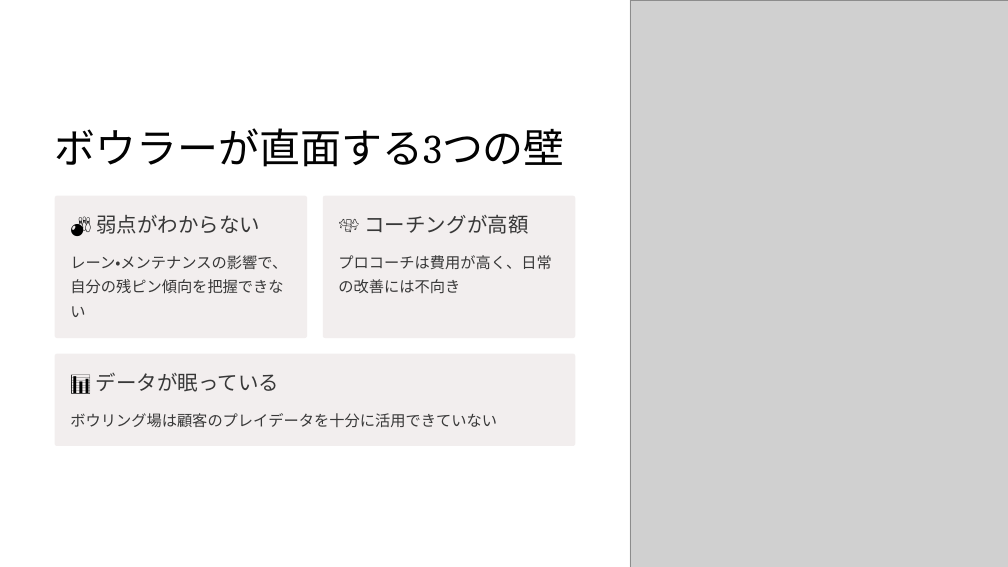
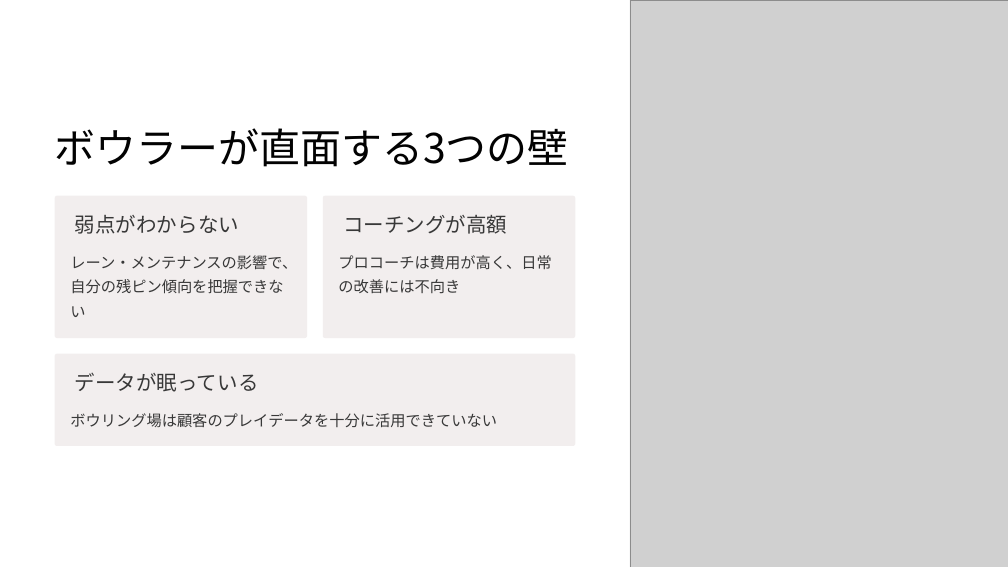
Before and after one commit to LXirgil/IS, a slide deck: slide 2 of AI-Bowling-Master.pptx. Drawn at 1008x567 pixels with LibreOffice and Linux fonts; fonts in the diff are those of the drawing; grey boxes stand for pictures; background and template pictures are left out. Boxes give left, top, right and bottom in pixels: in the first picture for what was removed or moved away, otherwise in the second. Text is boxed around its words. In the diff, an @@ line names an element or a change of style, - is before the commit and + after.

```diff
--- a/AI-Bowling-Master.pptx
+++ b/AI-Bowling-Master.pptx
@@ text "ボウラーが直面する3つの壁" at (55, 128, 569, 167): font Cambria to Noto Sans CJK JP @@
@@ text at (75, 215, 239, 234): text changed; font Cambria to Noto Sans CJK JP @@
-🎳 弱点がわからない
+弱点がわからない
@@ text at (343, 215, 507, 234): text changed; font Cambria to Noto Sans CJK JP @@
-💸 コーチングが高額
+コーチングが高額
@@ text "レーン・メンテナンスの影響で、自分の残ピン傾向を把握できない" at (70, 255, 297, 317): font Karla to Noto Sans CJK JP @@
@@ text at (75, 373, 259, 392): text changed; font Cambria to Noto Sans CJK JP @@
-📊 データが眠っている
+データが眠っている
```
Also in this commit, not shown: 8 other slides changed, 1 slide removed.
